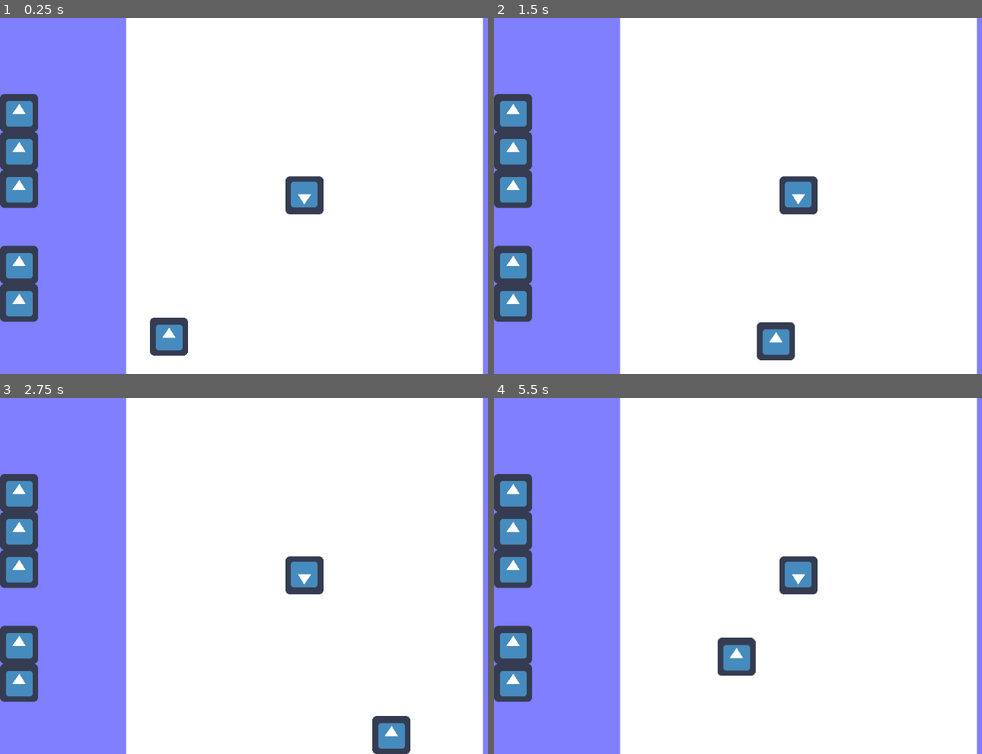
Above: before the commit, frames 1-4 (two rows, left to right).
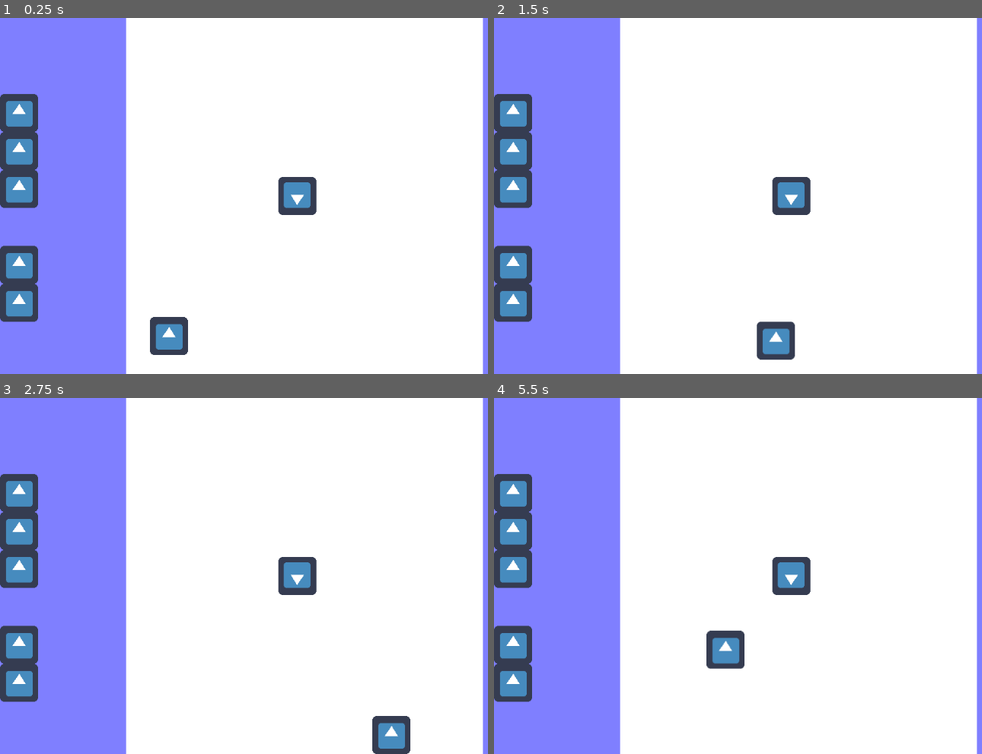
Above: after the commit, the same moments.

Repository: Baidadan67/Save-Wandering-Cats-Meow
Game: Godot game, scene res://Scene/Outside/OutsideRoom.tscn
Same seed, same stepped clock (60 frames per second), same inputs: the game is played once before the commit and once after it. The engine's default icon, where the game draws it, is replaced by a stand-in: a white triangle on a blue panel in a dark square.
Inputs:
- Up to frame 1 (0.25 s): no input
- Up to frame 2 (1.5 s): tap Enter (ui_accept) at 0.5, 0.77 s; hold Right (ui_right) 0.53-1.28 s; hold Down (ui_down) from 1.28 s (still down)
- Up to frame 3 (2.75 s): tap Enter (ui_accept) at 1.52 s; release Down (ui_down) at 2.03 s; hold Right (ui_right) from 2.03 s (still down)
- Up to frame 4 (5.5 s): release Right (ui_right) at 2.78 s; hold Up (ui_up) 2.78-3.53 s; tap Enter (ui_accept) at 3.02, 3.77, 4.52 s; hold Left (ui_left) 3.53-5.03 s; hold Down (ui_down) from 5.03 s (still down)

The runs differ from the first frame. In frame 1, 0.7% of the frame differs, in the area x 30-67%, y 44-95%; in frame 2, 0.7%; in frame 3, 0.6%; in frame 4, 1.7%, in the area x 43-67%, y 44-78%.

Commit message:
Fix obstacle spawning on player

Diff:
--- a/project/Scene/Outside/CatOutdoor.tscn
+++ b/project/Scene/Outside/CatOutdoor.tscn
@@ -6,11 +6,11 @@
 
 [sub_resource type="CapsuleShape2D" id=2]
 radius = 51.0
-height = 12.0
+height = 10.0
 
 [sub_resource type="CapsuleShape2D" id=1]
 radius = 32.0
-height = 6.0
+height = 0.0
 
 [node name="CatOutdoor" type="KinematicBody2D"]
 script = ExtResource( 1 )
--- a/project/Scene/Outside/OutsideRoom.tscn
+++ b/project/Scene/Outside/OutsideRoom.tscn
@@ -14,7 +14,7 @@
 [node name="ObstacleGenerator" parent="." instance=ExtResource( 1 )]
 
 [node name="Player" parent="." instance=ExtResource( 2 )]
-position = Vector2( 284, 537 )
+position = Vector2( 284, 536 )
 
 [node name="Cat" parent="." instance=ExtResource( 3 )]
-position = Vector2( 512, 299 )
+position = Vector2( 500, 300 )
--- a/project/Scene/Outside/Player.tscn
+++ b/project/Scene/Outside/Player.tscn
@@ -5,7 +5,7 @@
 
 [sub_resource type="CapsuleShape2D" id=1]
 radius = 30.0
-height = 10.0
+height = 0.0
 
 [node name="Player" type="KinematicBody2D"]
 script = ExtResource( 1 )
--- a/project/Script/ObstacleGenerator.gd
+++ b/project/Script/ObstacleGenerator.gd
@@ -1,9 +1,5 @@
 extends Node2D
 
-
-# Declare member variables here. Examples:
-# var a = 2
-# var b = "text"
 var maxObstacle = 5
 var obstacleScene = load("res://Scene/Outside/Obstacle.tscn")
 var vSize = 64
@@ -14,12 +10,13 @@
 	for i in range(maxObstacle):
 		randomize()
 		var obstacle = obstacleScene.instance()
+
 		obstacle.global_position.x = 212 + hSize * (randi() % (600 / hSize))
 		obstacle.global_position.y = vSize * (randi() % (600 / vSize))
+
+		while obstacle.global_position.x <= 360 and obstacle.global_position.y >= 460:
+			obstacle.global_position.x = 212 + hSize * (randi() % (600 / hSize))
+			obstacle.global_position.y = vSize * (randi() % (600 / vSize))
+
 		print(obstacle.global_position.x, ' ', obstacle.global_position.y)
 		add_child(obstacle)
-
-
-# Called every frame. 'delta' is the elapsed time since the previous frame.
-#func _process(delta):
-#	pass
